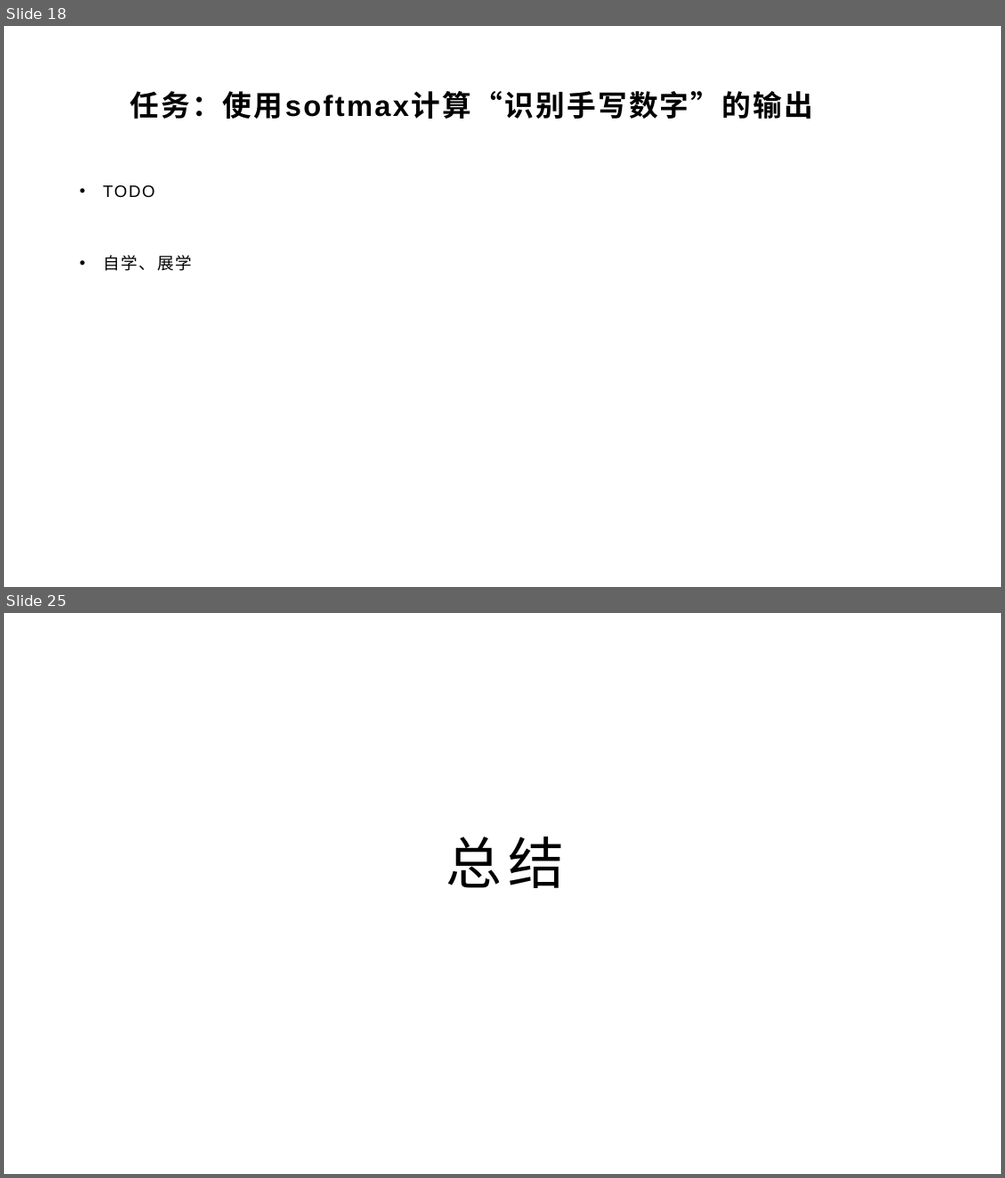
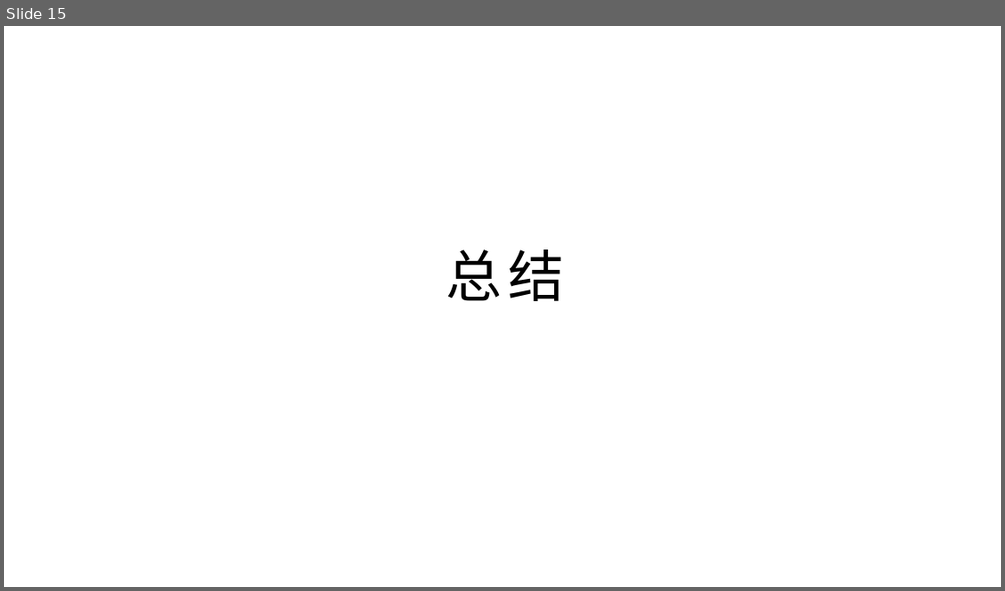
Before and after one commit to yyc-git/DeepLearningEdu, a slide deck: lessons/7_mini_batch/ppt/使用小批量随机梯度下降.pptx. Shown one above the other, each under a label of ours: slides 18 and 25 before the commit, slide 15 after it; the slides between them are not shown. The pictures are 1005x1178 and 1005x591 pixels, drawn with LibreOffice and Linux fonts; fonts in the diff are those of the drawing; background and template pictures are left out. Boxes give left, top, right and bottom in pixels: in the first picture for what was removed or moved away, otherwise in the second. Text is boxed around its words. In the diff, an @@ line names an element or a change of style, - is before the commit and + after.

```diff
--- a/lessons/7_mini_batch/ppt/使用小批量随机梯度下降.pptx
+++ b/lessons/7_mini_batch/ppt/使用小批量随机梯度下降.pptx
@@ slide 18 removed at (4,26,1001,587), background picture (left out) @@
@@ title removed at (129,91,813,119) @@
-任务：使用softmax计算“识别手写数字”的输出
@@ text removed at (103,185,192,271) @@
-• TODO
-• 自学、展学
@@ what was slide 25 is now slide 15 @@
```
Also in this commit, not shown: 12 slides changed, 1 slide added, 10 other slides removed, 2 other files.
